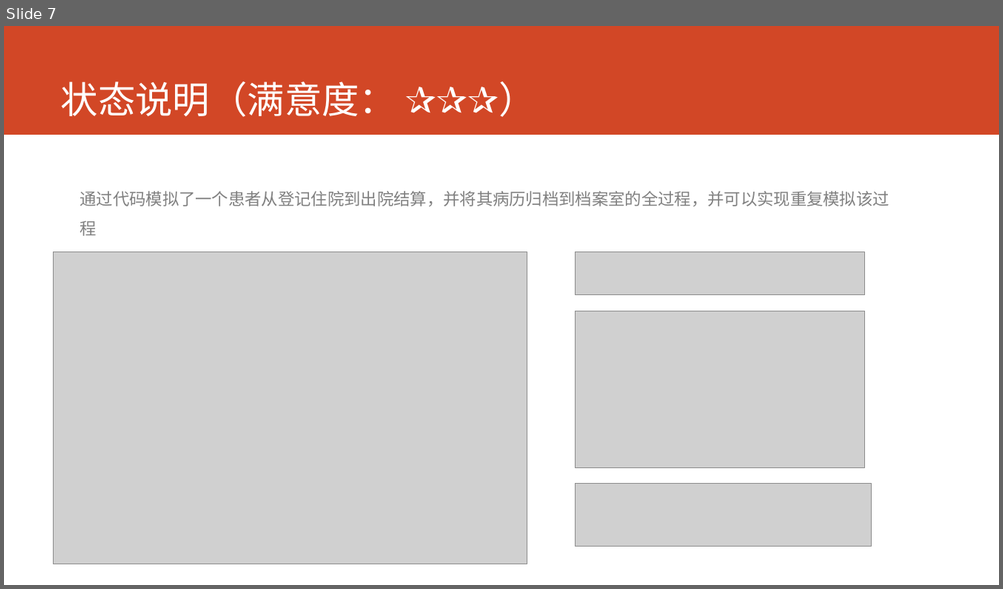
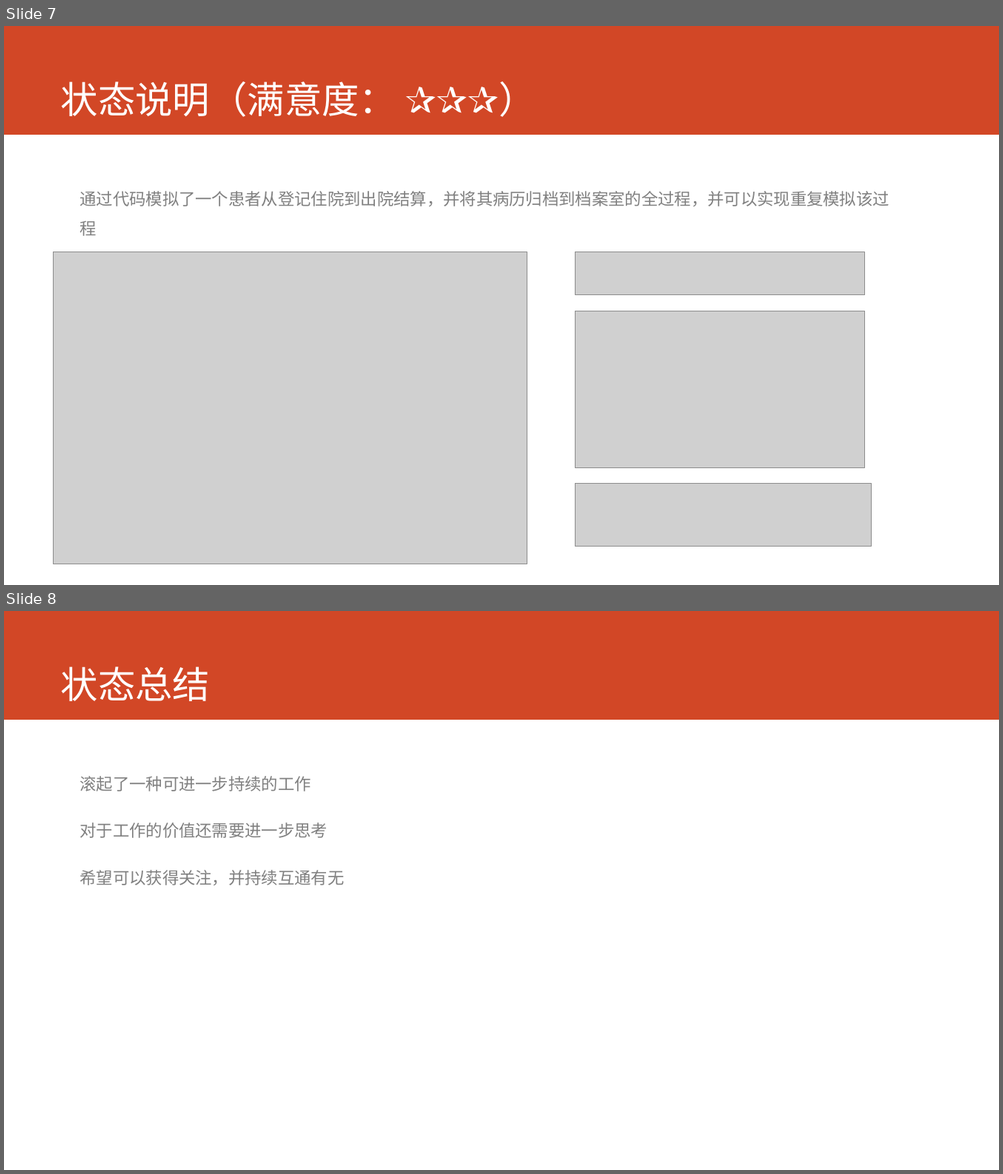
Before and after one commit to AppSecAI-TEST/hospital, a slide deck: doc/状态报告 2017-2-27.pptx. Shown one above the other, each under a label of ours: slide 7 before the commit, slides 7 and 8 after it. The pictures are 1003x589 and 1003x1174 pixels, drawn with LibreOffice and Linux fonts; fonts in the diff are those of the drawing; grey boxes stand for pictures. Boxes give left, top, right and bottom in pixels: in the first picture for what was removed or moved away, otherwise in the second. Text is boxed around its words. In the diff, an @@ line names an element or a change of style, - is before the commit and + after.

```diff
--- a/doc/状态报告 2017-2-27.pptx
+++ b/doc/状态报告 2017-2-27.pptx
@@ slide 8 added at bbox=[4, 611, 999, 1170], background #FFFFFF; not listed: 1 template element that a slide beside it also shows @@
@@ title added at bbox=[61, 667, 210, 701], 36 pt, text #FFFFFF @@
+状态总结
@@ text added at bbox=[79, 776, 344, 886], 16 pt, text #808080 @@
+滚起了一种可进一步持续的工作
+对于工作的价值还需要进一步思考
+希望可以获得关注，并持续互通有无
```
Also in this commit, not shown: 6 slides changed, 1 other slide added, 1 slide removed.
